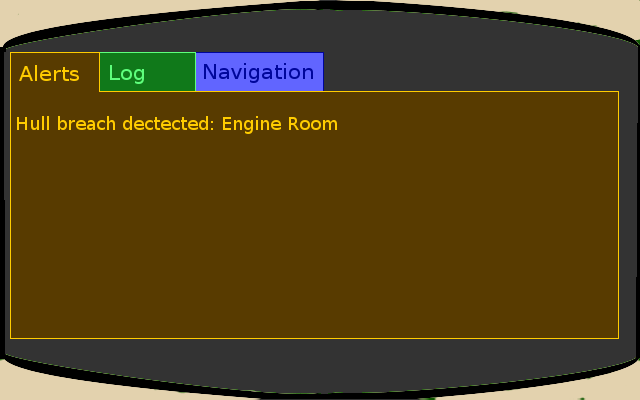
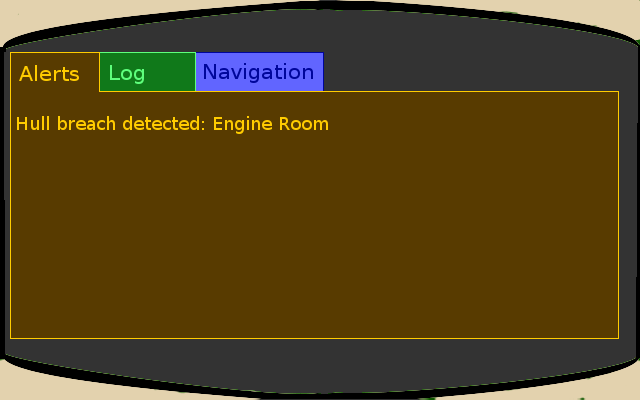
Layered file, before and after one edit (640px x 400px). Changes by layer:
renamed "Hull breach dectected: Engine ..." to "Hull breach detected: Engine R...", painted on it over (x1=145, y1=116, x2=337, y2=134)
